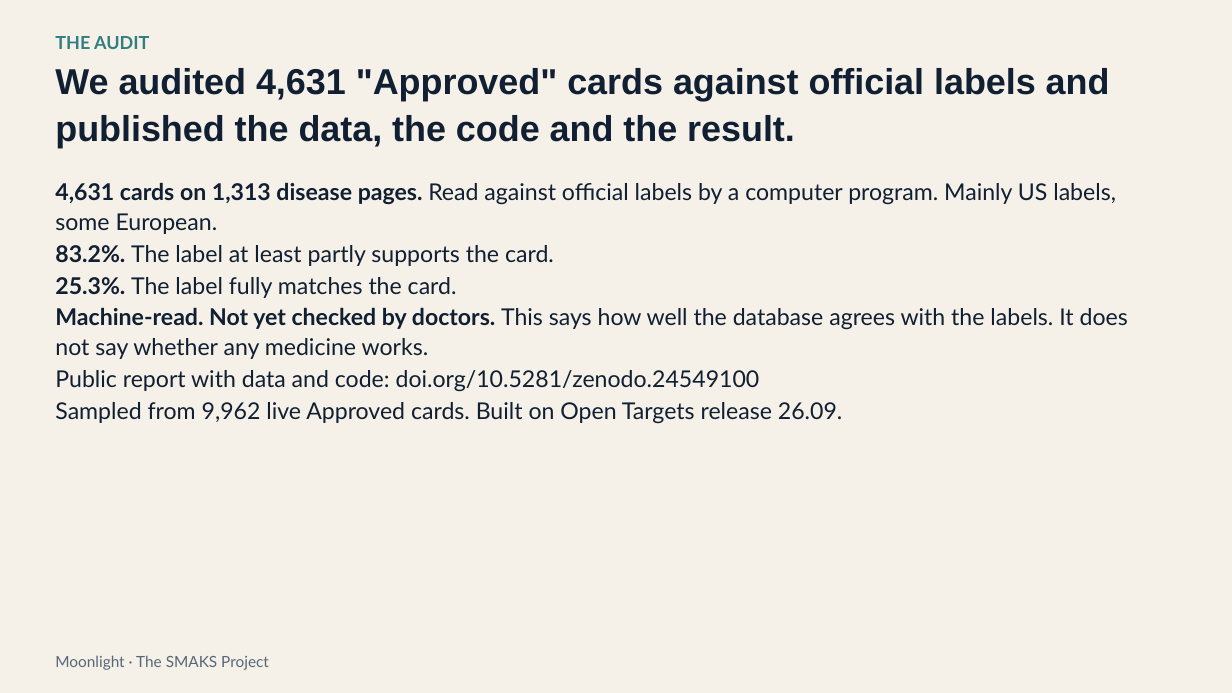
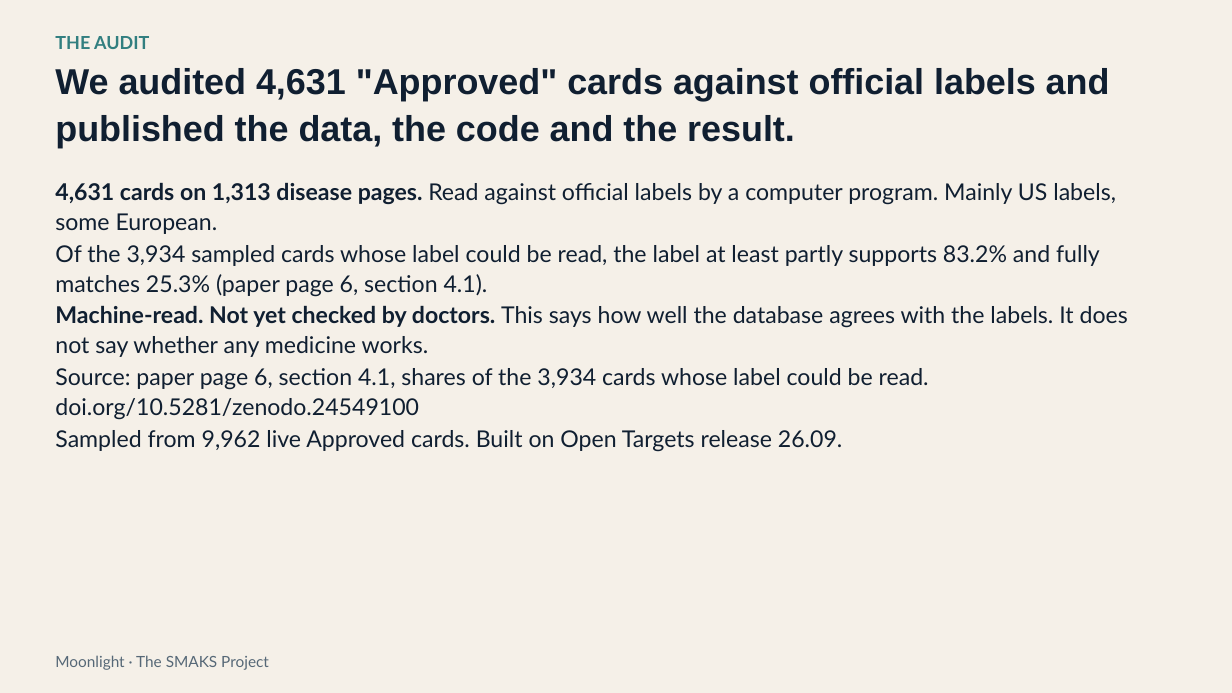
Before and after one commit to Moonlight-Clues/moonlight, a slide deck: slide 5 of docs/pitch/moonlight-deck-funders-19nov.pptx. Drawn at 1232x693 pixels with LibreOffice and Linux fonts; fonts in the diff are those of the drawing. Boxes give left, top, right and bottom in pixels: in the first picture for what was removed or moved away, otherwise in the second. Text is boxed around its words. In the diff, an @@ line names an element or a change of style, - is before the commit and + after.

```diff
--- a/docs/pitch/moonlight-deck-funders-19nov.pptx
+++ b/docs/pitch/moonlight-deck-funders-19nov.pptx
@@ text at (55,245,1100,297): text changed @@
-83.2%. The label at least partly supports the card.
-25.3%. The label fully matches the card.
+Of the 3,934 sampled cards whose label could be read, the label at least partly supports 83.2% and fully matches 25.3% (paper page 6, section 4.1).
@@ text at (55,368,929,420): text changed @@
-Public report with data and code: doi.org/10.5281/zenodo.24549100
+Source: paper page 6, section 4.1, shares of the 3,934 cards whose label could be read. doi.org/10.5281/zenodo.24549100
```
Also in this commit, not shown: 1 other file.
